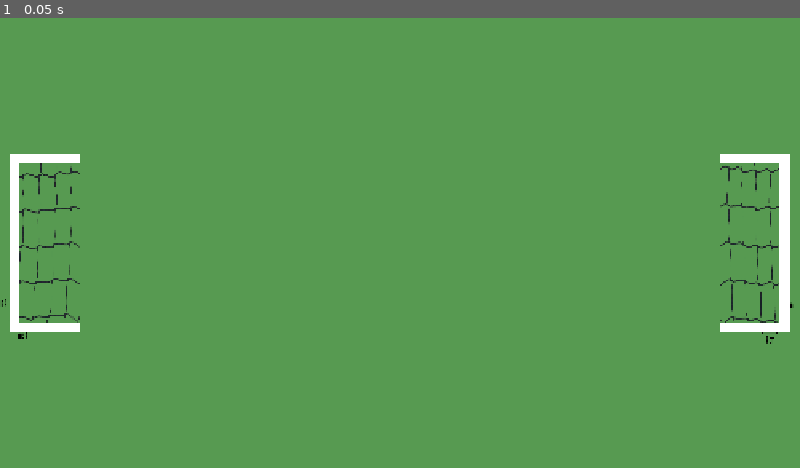
Above: before the commit, frame 1.
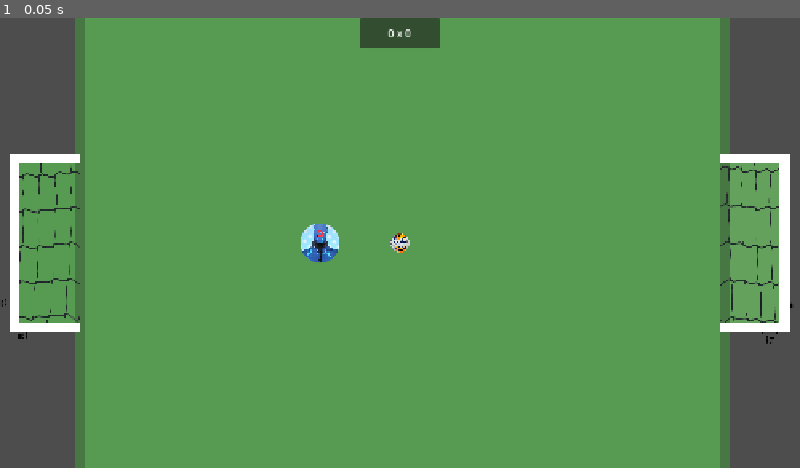
Above: after the commit, the same moment.

Repository: Icrowsz/BlueLock
Game: Godot game, scene res://cenas/Campo.tscn
The game is run twice, just before and just after one commit, with the same random seed, the same clock (stepped at 60 frames per second) and the same inputs.
Inputs:
- Up to frame 1 (0.05 s): no input

The runs differ from the first frame. In frame 1, 15% of the frame differs, in the area x 0-100%, y 0-100%.

Commit message:
placar, reset, comemora, e campo alterados
campo feio

Diff:
--- a/bluelockpaletas/cenas/Bola.tscn
+++ b/bluelockpaletas/cenas/Bola.tscn
@@ -1,5 +1,19 @@
 [gd_scene format=3 uid="uid://csb1eo5p4qwum"]
 
+[ext_resource type="Texture2D" uid="uid://b0hmo17ayab40" path="res://imagens/bola.webp" id="1_7qmf3"]
+[ext_resource type="Script" uid="uid://bvux87o767ig5" path="res://codigos/Bola.gd" id="1_awupd"]
+
+[sub_resource type="CircleShape2D" id="CircleShape2D_g6c8f"]
+radius = 16.0
+
 [node name="Bola" type="RigidBody2D" unique_id=134841203]
+script = ExtResource("1_awupd")
+
+[node name="Sprite2D" type="Sprite2D" parent="." unique_id=858850678]
+position = Vector2(-4.7683716e-07, 0)
+scale = Vector2(0.04649553, 0.046607144)
+texture = ExtResource("1_7qmf3")
 
 [node name="CollisionShape2D" type="CollisionShape2D" parent="." unique_id=2033684816]
+scale = Vector2(0.95, 0.95)
+shape = SubResource("CircleShape2D_g6c8f")
--- a/bluelockpaletas/cenas/Botao.tscn
+++ b/bluelockpaletas/cenas/Botao.tscn
@@ -1,16 +1,27 @@
 [gd_scene format=3 uid="uid://njpx7anwwcn"]
 
 [ext_resource type="Script" uid="uid://qdh5l13ymtj1" path="res://codigos/Botao.gd" id="1_wabi8"]
+[ext_resource type="Shader" uid="uid://c4sbky4k3uc6k" path="res://codigos/Circulo_sprite.gdshader" id="2_nhlac"]
 [ext_resource type="Texture2D" uid="uid://gkajkpteuto4" path="res://imagens/bluelockman.jpg" id="2_uukq6"]
+
+[sub_resource type="ShaderMaterial" id="ShaderMaterial_awupd"]
+shader = ExtResource("2_nhlac")
+shader_parameter/raio = 0.48
+shader_parameter/suavizar_borda = 0.02
+
+[sub_resource type="CircleShape2D" id="CircleShape2D_uukq6"]
+radius = 32.0
 
 [node name="Botao" type="RigidBody2D" unique_id=755908930]
 gravity_scale = 0.0
 script = ExtResource("1_wabi8")
 
-[node name="CollisionShape2D" type="CollisionShape2D" parent="." unique_id=1063117630]
-
 [node name="Sprite2D" type="Sprite2D" parent="." unique_id=2039803516]
-scale = Vector2(0.15482233, 0.14128596)
+material = SubResource("ShaderMaterial_awupd")
+scale = Vector2(0.05659095, 0.056590945)
 texture = ExtResource("2_uukq6")
 
+[node name="CollisionShape2D" type="CollisionShape2D" parent="." unique_id=1063117630]
+shape = SubResource("CircleShape2D_uukq6")
+
 [node name="LinhaMira" type="Line2D" parent="." unique_id=1252350703]
--- a/bluelockpaletas/cenas/Campo.tscn
+++ b/bluelockpaletas/cenas/Campo.tscn
@@ -1,6 +1,10 @@
 [gd_scene format=3 uid="uid://o6st7lcw8vrs"]
 
+[ext_resource type="Script" uid="uid://cltl0sh01h2sn" path="res://codigos/Gol.gd" id="1_05kuh"]
 [ext_resource type="Texture2D" uid="uid://qmrhi16py0t8" path="res://imagens/rede.webp" id="1_u26dp"]
+[ext_resource type="PackedScene" uid="uid://csb1eo5p4qwum" path="res://cenas/Bola.tscn" id="2_6v1fn"]
+[ext_resource type="PackedScene" uid="uid://njpx7anwwcn" path="res://cenas/Botao.tscn" id="3_05kuh"]
+[ext_resource type="Script" uid="uid://bd08y5h40xpml" path="res://codigos/Placar.gd" id="5_03kpf"]
 
 [sub_resource type="RectangleShape2D" id="RectangleShape2D_237nx"]
 size = Vector2(1296, 72)
@@ -9,10 +13,10 @@
 size = Vector2(1296, 64)
 
 [sub_resource type="RectangleShape2D" id="RectangleShape2D_364p8"]
-size = Vector2(72, 736)
+size = Vector2(72, 224)
 
 [sub_resource type="RectangleShape2D" id="RectangleShape2D_6v1fn"]
-size = Vector2(67.25, 736)
+size = Vector2(67.25, 224)
 
 [sub_resource type="RectangleShape2D" id="RectangleShape2D_tm72u"]
 size = Vector2(96, 256)
@@ -38,12 +42,42 @@
 [sub_resource type="RectangleShape2D" id="RectangleShape2D_05kuh"]
 size = Vector2(16, 288)
 
+[sub_resource type="LabelSettings" id="LabelSettings_s60hy"]
+font_size = 190
+
 [node name="Campo" type="Node2D" unique_id=13280438]
 
 [node name="Verde" type="ColorRect" parent="." unique_id=2110983968]
-offset_right = 1280.0
+offset_left = 128.0
+offset_right = 1160.0
 offset_bottom = 720.0
 color = Color(0.34044653, 0.60338825, 0.31801134, 1)
+
+[node name="Verde2" type="ColorRect" parent="." unique_id=497128874]
+offset_left = 24.0
+offset_top = 224.0
+offset_right = 128.0
+offset_bottom = 496.0
+color = Color(0.34117648, 0.6039216, 0.31764707, 1)
+
+[node name="Verde3" type="ColorRect" parent="." unique_id=288494959]
+offset_left = 1160.0
+offset_top = 224.0
+offset_right = 1256.0
+offset_bottom = 496.0
+color = Color(0.3882353, 0.6313726, 0.3647059, 1)
+
+[node name="VerdeEscuro" type="ColorRect" parent="." unique_id=1658540767]
+offset_left = 120.0
+offset_right = 136.0
+offset_bottom = 720.0
+color = Color(0.27689648, 0.46742374, 0.25867972, 1)
+
+[node name="VerdeEscuro2" type="ColorRect" parent="." unique_id=971856005]
+offset_left = 1152.0
+offset_right = 1168.0
+offset_bottom = 720.0
+color = Color(0.27689648, 0.46742374, 0.25867972, 1)
 
 [node name="Limite" type="StaticBody2D" parent="." unique_id=1356180793]
 
@@ -56,20 +90,33 @@
 shape = SubResource("RectangleShape2D_u26dp")
 
 [node name="LimiteDireita" type="CollisionShape2D" parent="Limite" unique_id=548667310]
-position = Vector2(-28, 360)
+position = Vector2(96, 112)
 shape = SubResource("RectangleShape2D_364p8")
 
+[node name="LimiteDireita2" type="CollisionShape2D" parent="Limite" unique_id=324205025]
+position = Vector2(96, 608)
+shape = SubResource("RectangleShape2D_364p8")
+
 [node name="LimiteEsquerda" type="CollisionShape2D" parent="Limite" unique_id=1160796709]
-position = Vector2(1305.625, 360)
+position = Vector2(1184, 120)
 shape = SubResource("RectangleShape2D_6v1fn")
 
-[node name="Gols" type="Area2D" parent="." unique_id=1939362770]
-
-[node name="GolEsquerda" type="CollisionShape2D" parent="Gols" unique_id=1328587022]
+[node name="LimiteEsquerda2" type="CollisionShape2D" parent="Limite" unique_id=428081621]
+position = Vector2(1184, 608)
+shape = SubResource("RectangleShape2D_6v1fn")
+
+[node name="GolEsq" type="Area2D" parent="." unique_id=1264127679]
+script = ExtResource("1_05kuh")
+
+[node name="GolEsquerda" type="CollisionShape2D" parent="GolEsq" unique_id=1328587022]
 position = Vector2(80, 360)
 shape = SubResource("RectangleShape2D_tm72u")
 
-[node name="GolDireita" type="CollisionShape2D" parent="Gols" unique_id=457884508]
+[node name="GolDir" type="Area2D" parent="." unique_id=1939362770]
+script = ExtResource("1_05kuh")
+lado = "direita"
+
+[node name="GolDireita" type="CollisionShape2D" parent="GolDir" unique_id=457884508]
 position = Vector2(1200, 360)
 shape = SubResource("RectangleShape2D_nwcru")
 
@@ -146,3 +193,44 @@
 offset_top = 216.0
 offset_right = 1264.0
 offset_bottom = 504.0
+
+[node name="Bola" parent="." unique_id=134841203 instance=ExtResource("2_6v1fn")]
+position = Vector2(640, 360)
+
+[node name="Botao" parent="." unique_id=755908930 instance=ExtResource("3_05kuh")]
+position = Vector2(512, 360)
+
+[node name="Placar" type="CanvasLayer" parent="." unique_id=1483574033]
+script = ExtResource("5_03kpf")
+posicao_reinicio_bola = Vector2(640, 360)
+
+[node name="PainelPlacar" type="PanelContainer" parent="Placar" unique_id=1940460534]
+offset_left = 576.0
+offset_right = 704.0
+offset_bottom = 49.0
+
+[node name="HBoxContainer" type="HBoxContainer" parent="Placar/PainelPlacar" unique_id=1742474809]
+layout_mode = 2
+alignment = 1
+
+[node name="LabelEsquerda" type="Label" parent="Placar/PainelPlacar/HBoxContainer" unique_id=956411262]
+layout_mode = 2
+text = "0"
+
+[node name="LabelSeparador" type="Label" parent="Placar/PainelPlacar/HBoxContainer" unique_id=2045776739]
+layout_mode = 2
+text = "x"
+
+[node name="LabelDireita" type="Label" parent="Placar/PainelPlacar/HBoxContainer" unique_id=91473641]
+layout_mode = 2
+text = "0"
+
+[node name="LabelGol" type="Label" parent="Placar" unique_id=113128721]
+visible = false
+offset_left = 416.0
+offset_right = 859.0
+offset_bottom = 260.0
+text = "GOL!"
+label_settings = SubResource("LabelSettings_s60hy")
+horizontal_alignment = 1
+vertical_alignment = 1
--- /dev/null
+++ b/bluelockpaletas/codigos/Bola.gd
@@ -0,0 +1,50 @@
+extends RigidBody2D
+
+## Script da bola. A física de "receber o chute" já acontece automaticamente
+## pela engine (colisão RigidBody2D x RigidBody2D transfere momento),
+## aqui só ajustamos as propriedades pra ficar com "sensação" de bola de verdade.
+
+@export var velocidade_maxima: float = 900.0
+
+@onready var material_fisico := PhysicsMaterial.new()
+
+
+func _ready() -> void:
+	add_to_group("bola")     # usado pelo Gol.gd para reconhecer a bola
+
+	gravity_scale = 0
+	mass = 0.3               # bem mais leve que o botão, pra "voar" longe com pouca força
+	linear_damp = 0.8        # perde velocidade aos poucos (atrito com o gramado)
+	angular_damp = 1.0
+
+	material_fisico.bounce = 0.6     # quica nas bordas do campo
+	material_fisico.friction = 0.3
+	physics_material_override = material_fisico
+
+
+func _physics_process(_delta: float) -> void:
+	# evita que a bola saia "voando" rápido demais depois de vários choques seguidos
+	if linear_velocity.length() > velocidade_maxima:
+		linear_velocity = linear_velocity.limit_length(velocidade_maxima)
+
+
+var pedido_reset: bool = false
+var posicao_reset_pendente: Vector2 = Vector2.ZERO
+
+
+func resetar(posicao_inicial: Vector2) -> void:
+	# NÃO mudamos a posição aqui diretamente. Só marcamos o pedido.
+	# A mudança de verdade acontece em _integrate_forces(), que é o
+	# único lugar onde a física garante que a mudança "gruda" sem ser
+	# sobrescrita por contatos/colisões residuais do frame anterior
+	# (causa real do bug "pisca e volta pro lugar errado").
+	posicao_reset_pendente = posicao_inicial
+	pedido_reset = true
+
+
+func _integrate_forces(state: PhysicsDirectBodyState2D) -> void:
+	if pedido_reset:
+		state.transform = Transform2D(0.0, posicao_reset_pendente)
+		state.linear_velocity = Vector2.ZERO
+		state.angular_velocity = 0.0
+		pedido_reset = false
--- a/bluelockpaletas/codigos/Botao.gd
+++ b/bluelockpaletas/codigos/Botao.gd
@@ -5,65 +5,99 @@
 ## (Cena > Nova Cena Herdada > Botao.tscn) e adiciona suas próprias
 ## habilidades por cima deste comportamento.
 
-@export var forca_maxima: float = 800.0              # limite de força do chute
-@export var distancia_maxima_arrasto: float = 150.0  # até onde a "seta" pode esticar
-@export var multiplicador_forca: float = 6.0          # converte pixels arrastados em força física
-@export var raio_clique: float = 40.0                 # distância mínima do mouse pra "pegar" o botão
+@export var forca_maxima: float = 800.0
+@export var distancia_maxima_arrasto: float = 150.0
+@export var multiplicador_forca: float = 6.0
+@export var raio_clique: float = 40.0
 
 var arrastando: bool = false
 var ponto_inicial: Vector2 = Vector2.ZERO
+
+var posicao_inicial: Vector2
+var rotacao_inicial: float
 
 @onready var linha_mira: Line2D = $LinhaMira
 
 
 func _ready() -> void:
-	gravity_scale = 0      # jogo top-down, sem queda
-	linear_damp = 1.5       # simula o atrito indo devagar até parar
+	add_to_group("botoes")   # usado pelo Placar pra resetar todos de uma vez
+
+	# guarda a posição/rotação "de origem" pra poder devolver o botão
+	# aqui depois de um gol
+	posicao_inicial = global_position
+	rotacao_inicial = rotation
+
+	gravity_scale = 0
+	linear_damp = 1.5
 	angular_damp = 2.0
+
 	if linha_mira:
 		linha_mira.visible = false
+		# CORREÇÃO DO BUG: faz a seta ignorar a rotação/escala do botão.
+		# Sem isso, quando o botão gira (após uma colisão), a seta gira
+		# junto e para de apontar corretamente em relação ao mouse.
+		linha_mira.top_level = true
 
 
 func _input(event: InputEvent) -> void:
 	if event is InputEventMouseButton and event.button_index == MOUSE_BUTTON_LEFT:
-		if event.pressed and _mouse_sobre_o_botao(event.position):
+		var pos_mouse := get_global_mouse_position()
+		if event.pressed and _mouse_sobre_o_botao(pos_mouse):
 			arrastando = true
-			ponto_inicial = event.position
+			ponto_inicial = pos_mouse
 			if linha_mira:
 				linha_mira.visible = true
 		elif not event.pressed and arrastando:
-			_soltar_e_chutar(event.position)
+			_soltar_e_chutar(pos_mouse)
 
 	elif event is InputEventMouseMotion and arrastando:
-		_atualizar_mira(event.position)
+		# CORREÇÃO DO BUG: usar get_global_mouse_position() em vez de
+		# event.position, que é coordenada de TELA e não do MUNDO do jogo.
+		_atualizar_mira(get_global_mouse_position())
 
 
-func _mouse_sobre_o_botao(pos_mouse: Vector2) -> bool:
-	# Checagem simples por distância. Se preferir, troque por uma Area2D
-	# com um sinal input_event, que é mais preciso.
-	return global_position.distance_to(pos_mouse) < raio_clique
+func _mouse_sobre_o_botao(pos_mouse_global: Vector2) -> bool:
+	return global_position.distance_to(pos_mouse_global) < raio_clique
 
 
-func _atualizar_mira(pos_atual: Vector2) -> void:
+func _atualizar_mira(pos_atual_global: Vector2) -> void:
 	if not linha_mira:
 		return
-	# a seta aponta para trás de onde o mouse está (estilo estilingue)
-	var vetor := (ponto_inicial - pos_atual).limit_length(distancia_maxima_arrasto)
+	# como a LinhaMira agora é "top_level", precisamos manter ela
+	# ancorada manualmente na posição do botão
+	linha_mira.global_position = global_position
+	var vetor := (ponto_inicial - pos_atual_global).limit_length(distancia_maxima_arrasto)
 	linha_mira.points = [Vector2.ZERO, vetor]
 
 
-func _soltar_e_chutar(pos_solta: Vector2) -> void:
+func _soltar_e_chutar(pos_solta_global: Vector2) -> void:
 	arrastando = false
 	if linha_mira:
 		linha_mira.visible = false
 
-	var vetor_arrasto := (ponto_inicial - pos_solta).limit_length(distancia_maxima_arrasto)
+	var vetor_arrasto := (ponto_inicial - pos_solta_global).limit_length(distancia_maxima_arrasto)
 	var forca := (vetor_arrasto * multiplicador_forca).limit_length(forca_maxima)
 
 	apply_central_impulse(forca)
 
 
 func pode_chutar_bola() -> bool:
-	# Função "gancho" pensada pra ser sobrescrita ou usada pelos personagens
-	# na hora de detectar colisão com a bola e decidir a força do chute.
 	return not arrastando
+
+
+var pedido_reset: bool = false
+
+
+func resetar() -> void:
+	# NÃO mudamos a posição aqui diretamente — só marcamos o pedido.
+	# Ver explicação completa em Bola.gd sobre por que isso precisa
+	# acontecer dentro de _integrate_forces().
+	pedido_reset = true
+
+
+func _integrate_forces(state: PhysicsDirectBodyState2D) -> void:
+	if pedido_reset:
+		state.transform = Transform2D(rotacao_inicial, posicao_inicial)
+		state.linear_velocity = Vector2.ZERO
+		state.angular_velocity = 0.0
+		pedido_reset = false
--- /dev/null
+++ b/bluelockpaletas/codigos/Circulo_sprite.gdshader
@@ -0,0 +1,15 @@
+shader_type canvas_item;
+
+// Aplique este shader no material do Sprite2D de qualquer personagem
+// para recortá-lo em círculo, sem precisar editar a imagem original.
+
+uniform float raio : hint_range(0.0, 1.0) = 0.48;   // 0.5 = toca as bordas exatas
+uniform float suavizar_borda : hint_range(0.0, 0.1) = 0.02;
+
+void fragment() {
+	vec4 cor = texture(TEXTURE, UV);
+	float distancia_centro = distance(UV, vec2(0.5, 0.5));
+	float mascara = 1.0 - smoothstep(raio - suavizar_borda, raio, distancia_centro);
+	cor.a *= mascara;
+	COLOR = cor;
+}
--- /dev/null
+++ b/bluelockpaletas/codigos/Eventos.gd
@@ -0,0 +1,10 @@
+extends Node
+
+## AUTOLOAD (Singleton).
+## Configure em: Project Settings > Autoload > adicione este script
+## com o nome "Eventos".
+##
+## Serve de "quadro de avisos" global: qualquer parte do jogo pode emitir
+## ou escutar esses sinais sem precisar ter referência direta umas às outras.
+
+signal gol_marcado(lado: String)  # "esquerda" ou "direita"
--- /dev/null
+++ b/bluelockpaletas/codigos/Gol.gd
@@ -0,0 +1,14 @@
+extends Area2D
+
+## Anexe este script em cada gol do campo (nó Area2D).
+## No Inspector, defina "lado" como "esquerda" ou "direita"
+## conforme a posição do gol no campo.
+
+@export_enum("esquerda", "direita") var lado: String = "esquerda"
+
+func _ready() -> void:
+	body_entered.connect(_on_body_entered)
+
+func _on_body_entered(body: Node) -> void:
+	if body.is_in_group("bola"):
+		Eventos.gol_marcado.emit(lado)
--- /dev/null
+++ b/bluelockpaletas/codigos/Placar.gd
@@ -0,0 +1,90 @@
+extends CanvasLayer
+
+## Anexe este script na CanvasLayer da UI do placar.
+##
+## Estrutura de nós esperada (monte no editor):
+##
+## CanvasLayer (Placar)  <- este script aqui
+##   ├── PainelPlacar (PanelContainer)   [ancorado no topo-centro]
+##   │     └── HBoxContainer
+##   │           ├── LabelEsquerda (Label)   texto inicial "0"
+##   │           ├── LabelSeparador (Label)  texto "x"
+##   │           └── LabelDireita (Label)    texto inicial "0"
+##   └── LabelGol (Label)   texto "GOL!", ancorado no CENTRO da tela,
+##                          fonte bem grande (ex: 96px), começa invisível
+##
+## Dica de estilo pro PainelPlacar (Inspector > Theme Overrides > Styles > Panel):
+## crie um novo StyleBoxFlat com bg_color meio transparente (ex: preto com
+## alpha 0.5), corner_radius uns 12px em cada canto, e content_margin de
+## uns 16px nas laterais. Nos Labels, aumente o "Font Size" pra uns 32-40
+## e dê uma cor diferente pra cada time (ex: azul e vermelho).
+
+@export var posicao_reinicio_bola: Vector2 = Vector2.ZERO  # ajuste pro centro do seu campo
+@export var duracao_comemoracao: float = 1.5  # segundos que o "GOL!" fica na tela
+
+@onready var label_esquerda: Label = $PainelPlacar/HBoxContainer/LabelEsquerda
+@onready var label_direita: Label = $PainelPlacar/HBoxContainer/LabelDireita
+@onready var label_gol: Label = $LabelGol
+
+var placar_esquerda: int = 0
+var placar_direita: int = 0
+var processando_gol: bool = false  # evita dois gols dispararem a comemoração ao mesmo tempo
+
+
+func _ready() -> void:
+	Eventos.gol_marcado.connect(_on_gol_marcado)
+	_atualizar_labels()
+	if label_gol:
+		label_gol.visible = false
+		label_gol.modulate.a = 0.0
+
+
+func _on_gol_marcado(lado: String) -> void:
+	if processando_gol:
+		return  # já tem uma comemoração rolando, ignora gols repetidos
+	processando_gol = true
+
+	if lado == "esquerda":
+		placar_esquerda += 1
+	else:
+		placar_direita += 1
+	_atualizar_labels()
+
+	await _mostrar_comemoracao()
+	_resetar_jogo()
+
+	processando_gol = false
+
+
+func _mostrar_comemoracao() -> void:
+	if not label_gol:
+		return
+
+	label_gol.visible = true
+	label_gol.modulate.a = 0.0
+
+	var tempo_fade := 0.2
+	var tempo_espera: float = max(duracao_comemoracao - tempo_fade * 2.0, 0.0)
+
+	var tween := create_tween()
+	tween.tween_property(label_gol, "modulate:a", 1.0, tempo_fade)
+	tween.tween_interval(tempo_espera)
+	tween.tween_property(label_gol, "modulate:a", 0.0, tempo_fade)
+	await tween.finished
+
+	label_gol.visible = false
+
+
+func _resetar_jogo() -> void:
+	# busca a bola e os botões no momento do reset (não guardamos referência
+	# antecipada — ver explicação no histórico do projeto sobre esse bug)
+	var bolas := get_tree().get_nodes_in_group("bola")
+	if bolas.size() > 0:
+		bolas[0].resetar(posicao_reinicio_bola)
+
+	get_tree().call_group("botoes", "resetar")
+
+
+func _atualizar_labels() -> void:
+	label_esquerda.text = str(placar_esquerda)
+	label_direita.text = str(placar_direita)
--- a/bluelockpaletas/project.godot
+++ b/bluelockpaletas/project.godot
@@ -14,6 +14,10 @@
 run/main_scene="uid://o6st7lcw8vrs"
 config/features=PackedStringArray("4.7", "Forward Plus")
 
+[autoload]
+
+Eventos="*uid://du57b3icc5nyi"
+
 [display]
 
 window/size/viewport_width=1280
@@ -23,6 +27,11 @@
 window/stretch/aspect="expand"
 window/vsync/vsync_mode=0
 
+[global_group]
+
+bola=""
+botoes=""
+
 [physics]
 
 3d/physics_engine="Jolt Physics"
Not shown, added: bluelockpaletas/codigos/Bola.gd.uid
Not shown, added: bluelockpaletas/codigos/Circulo_sprite.gdshader.uid
Not shown, added: bluelockpaletas/codigos/Eventos.gd.uid
Not shown, added: bluelockpaletas/codigos/Gol.gd.uid
Not shown, added: bluelockpaletas/codigos/Placar.gd.uid
Binary file added: bluelockpaletas/imagens/Site-Bola-de-Pebolim.png
Not shown, added: bluelockpaletas/imagens/Site-Bola-de-Pebolim.png.import
Binary file added: bluelockpaletas/imagens/bola.webp
Not shown, added: bluelockpaletas/imagens/bola.webp.import
